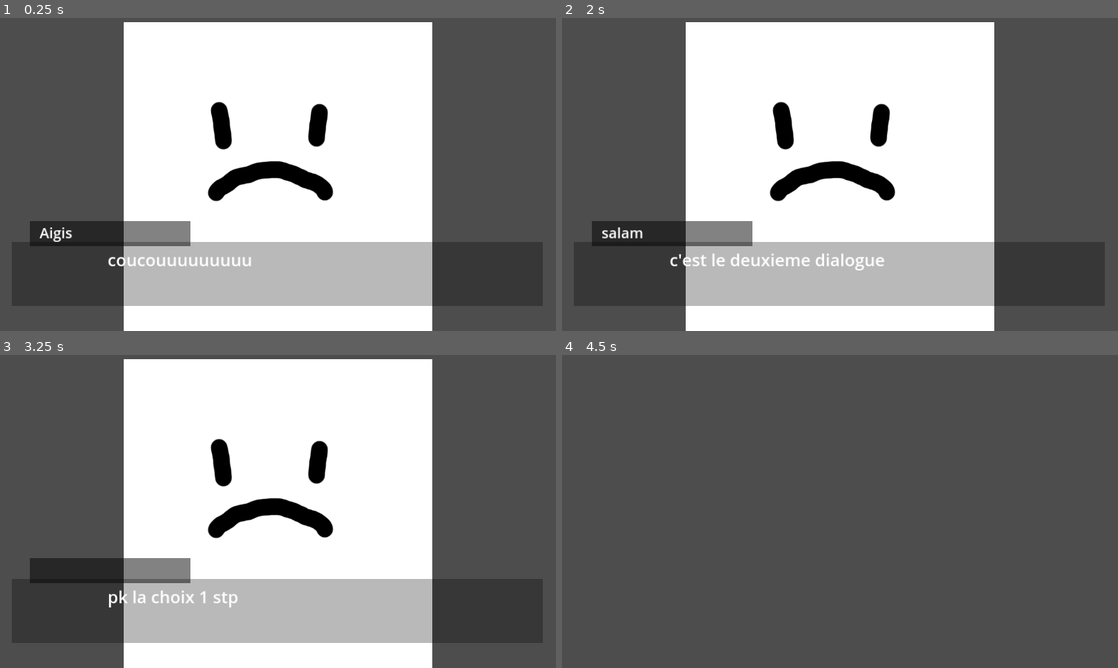
Above: before the commit, frames 1-4 (two rows, left to right).
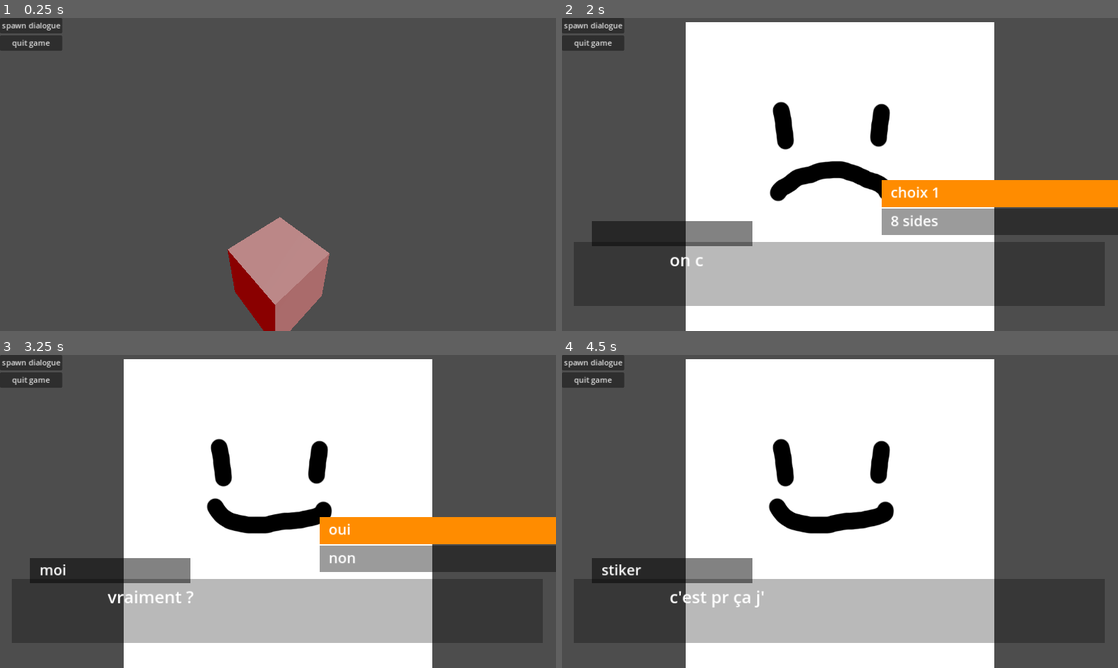
Above: after the commit, the same moments.

Repository: kaitomomotta/GodotDialogueEngine
Game: Godot game, scene res://game.tscn
The game is run twice, just before and just after one commit, with the same random seed, the same clock (stepped at 60 frames per second) and the same inputs. Before the commit the project starts from res://scenes/dialogue_ui.tscn. The engine's default icon, where the game draws it, is replaced by a stand-in: a white triangle on a blue panel in a dark square.
Inputs (mouse positions are in pixels of both pictures, inside the frame that each line leads up to):
- Up to frame 1 (0.25 s): no input
- Up to frame 2 (2 s): click (595, 24) at 0.5 s, where only the run after the commit has a clickable "spawn dialogue"; tap Enter (ui_accept) at 1.25, 1.35, 1.52, 1.82 s; move the mouse to (962, 158) at 1.27 s; hold Shift (dialogue_ffwd, bound only after the commit) from 1.28 s (still down)
- Up to frame 3 (3.25 s): move the mouse to (166, 527) at 2.02 s; release Shift (dialogue_ffwd, bound only after the commit) at 2.03 s; hold Down (ui_down) 2.03-2.78 s; tap Enter (ui_accept) at 2.1, 2.27, 2.57, 2.85 s; move the mouse to (333, 442) at 2.77 s; hold Shift (dialogue_ffwd, bound only after the commit) from 2.78 s (still down)
- Up to frame 4 (4.5 s): tap Enter (ui_accept) at 3.5, 3.6, 3.77, 4.07, 4.35 s; move the mouse to (812, 574) at 3.52 s; move the mouse to (1006, 558) at 4.27 s; release Shift (dialogue_ffwd, bound only after the commit) at 4.28 s; hold Down (ui_down) from 4.28 s (still down)

The runs differ from the first frame. In frame 1, 57% of the frame differs, in the area x 0-78%, y 0-100%; in frame 2, 8.9%; in frame 3, 10%; in frame 4, 57%.

Commit message:
debug options

Diff:
--- /dev/null
+++ b/autoload/linking.gd
@@ -0,0 +1,7 @@
+extends Node
+
+var DialogueUI
+var DebugUI
+
+func _ready():
+	pass
--- /dev/null
+++ b/game.tscn
@@ -0,0 +1,29 @@
+[gd_scene load_steps=5 format=3 uid="uid://by7l127cuebds"]
+
+[ext_resource type="PackedScene" uid="uid://c3hubf4f08kio" path="res://scenes/dialogue_ui.tscn" id="1_6lqaf"]
+[ext_resource type="PackedScene" uid="uid://b7orfdl43fuf6" path="res://scenes/debug_ui.tscn" id="2_2sn8h"]
+
+[sub_resource type="BoxMesh" id="BoxMesh_5e7yr"]
+
+[sub_resource type="Environment" id="Environment_c4rvk"]
+ambient_light_source = 2
+ambient_light_color = Color(1, 0, 0, 1)
+
+[node name="Game" type="Node3D"]
+
+[node name="Camera3D" type="Camera3D" parent="."]
+transform = Transform3D(1, 0, 0, 0, 0.997432, -0.0716193, 0, 0.0716193, 0.997432, 0, 1.27599, 3.16637)
+
+[node name="DialogueUI" parent="." instance=ExtResource("1_6lqaf")]
+
+[node name="DebugUI" parent="." instance=ExtResource("2_2sn8h")]
+
+[node name="CSGMesh3D" type="CSGMesh3D" parent="."]
+transform = Transform3D(0.674483, 0, -0.738291, -0.407533, 0.833847, -0.372311, 0.615622, 0.551995, 0.562416, 0, 0, 0)
+mesh = SubResource("BoxMesh_5e7yr")
+
+[node name="WorldEnvironment" type="WorldEnvironment" parent="."]
+environment = SubResource("Environment_c4rvk")
+
+[node name="DirectionalLight3D" type="DirectionalLight3D" parent="WorldEnvironment"]
+transform = Transform3D(0.745755, -0.390794, 0.539564, 0, 0.809888, 0.586584, -0.66622, -0.437448, 0.603978, 1.42211, 1.24195, 0)
--- a/project.godot
+++ b/project.godot
@@ -11,11 +11,33 @@
 [application]
 
 config/name="Dialogue Engine"
-run/main_scene="res://scenes/dialogue_ui.tscn"
+run/main_scene="res://game.tscn"
 config/features=PackedStringArray("4.2", "Forward Plus")
+run/max_fps=60
 config/icon="res://icon.svg"
+
+[autoload]
+
+Linking="*res://autoload/linking.gd"
 
 [display]
 
 window/stretch/mode="canvas_items"
 window/stretch/aspect="keep_width"
+
+[editor_plugins]
+
+enabled=PackedStringArray("res://addons/anthonyec.camera_preview/plugin.cfg")
+
+[input]
+
+dialogue_ffwd={
+"deadzone": 0.5,
+"events": [Object(InputEventKey,"resource_local_to_scene":false,"resource_name":"","device":-1,"window_id":0,"alt_pressed":false,"shift_pressed":false,"ctrl_pressed":false,"meta_pressed":false,"pressed":false,"keycode":0,"physical_keycode":4194325,"key_label":0,"unicode":0,"echo":false,"script":null)
+]
+}
+dialogue_accept={
+"deadzone": 0.5,
+"events": [Object(InputEventKey,"resource_local_to_scene":false,"resource_name":"","device":-1,"window_id":0,"alt_pressed":false,"shift_pressed":false,"ctrl_pressed":false,"meta_pressed":false,"pressed":false,"keycode":0,"physical_keycode":4194309,"key_label":0,"unicode":0,"echo":false,"script":null)
+]
+}
--- /dev/null
+++ b/scenes/debug_ui.tscn
@@ -0,0 +1,96 @@
+[gd_scene load_steps=6 format=3 uid="uid://b7orfdl43fuf6"]
+
+[ext_resource type="Script" path="res://scripts/debug_ui.gd" id="1_r7id6"]
+[ext_resource type="Script" path="res://scripts/dialogue_node.gd" id="2_dnrc0"]
+[ext_resource type="Texture2D" uid="uid://chdrlobpych6f" path="res://sprites/sad.png" id="3_i4flo"]
+[ext_resource type="Texture2D" uid="uid://b8x4m4j14k8th" path="res://sprites/smile.png" id="4_u8xq4"]
+[ext_resource type="Script" path="res://scripts/choice_node.gd" id="5_vxkt3"]
+
+[node name="DebugUI" type="CanvasLayer"]
+script = ExtResource("1_r7id6")
+
+[node name="TestDialogue" type="Node" parent="."]
+
+[node name="DialogueNode" type="Node" parent="TestDialogue"]
+script = ExtResource("2_dnrc0")
+_content = Array[String](["coucouuuuuuuuuuuuuuuuuuuuuuuuuuuuuuuuuuu", "recoucou"])
+_sprites = Array[Texture2D]([ExtResource("3_i4flo"), ExtResource("4_u8xq4")])
+_speaker = "Aigis"
+
+[node name="DialogueNode2" type="Node" parent="TestDialogue"]
+script = ExtResource("2_dnrc0")
+_content = Array[String](["c'est le deuxieme dialogue"])
+_sprites = Array[Texture2D]([ExtResource("3_i4flo")])
+_speaker = "salam"
+
+[node name="ChoiceNode" type="Node" parent="TestDialogue"]
+script = ExtResource("5_vxkt3")
+_choices = Array[String](["choix 1", "8 sides"])
+_content = Array[String](["on choisit quoi stp"])
+_sprites = Array[Texture2D]([ExtResource("3_i4flo")])
+
+[node name="choice1" type="Node" parent="TestDialogue/ChoiceNode"]
+
+[node name="DialogueNode" type="Node" parent="TestDialogue/ChoiceNode/choice1"]
+script = ExtResource("2_dnrc0")
+_content = Array[String](["pk la choix 1 stp"])
+_sprites = Array[Texture2D]([ExtResource("3_i4flo")])
+
+[node name="choice2" type="Node" parent="TestDialogue/ChoiceNode"]
+
+[node name="DialogueNode" type="Node" parent="TestDialogue/ChoiceNode/choice2"]
+script = ExtResource("2_dnrc0")
+_content = Array[String](["an octogon is a polygon with 8 sides :))))"])
+_sprites = Array[Texture2D]([ExtResource("4_u8xq4")])
+
+[node name="ChoiceNode" type="Node" parent="TestDialogue/ChoiceNode/choice2"]
+script = ExtResource("5_vxkt3")
+_choices = Array[String](["oui", "non"])
+_content = Array[String](["vraiment ?"])
+_sprites = Array[Texture2D]([ExtResource("4_u8xq4")])
+_speaker = "moi"
+
+[node name="choice1" type="Node" parent="TestDialogue/ChoiceNode/choice2/ChoiceNode"]
+
+[node name="DialogueNode" type="Node" parent="TestDialogue/ChoiceNode/choice2/ChoiceNode/choice1"]
+script = ExtResource("2_dnrc0")
+_content = Array[String](["cool :)"])
+_sprites = Array[Texture2D]([ExtResource("4_u8xq4")])
+_speaker = "moi2"
+
+[node name="choice2" type="Node" parent="TestDialogue/ChoiceNode/choice2/ChoiceNode"]
+
+[node name="DialogueNode" type="Node" parent="TestDialogue/ChoiceNode/choice2/ChoiceNode/choice2"]
+script = ExtResource("2_dnrc0")
+_content = Array[String](["oh :("])
+_sprites = Array[Texture2D]([ExtResource("3_i4flo")])
+_speaker = "oh :((("
+
+[node name="DialogueNode2" type="Node" parent="TestDialogue/ChoiceNode/choice2"]
+script = ExtResource("2_dnrc0")
+_content = Array[String](["a deux doigts de rater les maths", "c'est pr ça j'ai mis 12 en probas"])
+_sprites = Array[Texture2D]([ExtResource("3_i4flo"), ExtResource("4_u8xq4")])
+_speaker = "stiker"
+
+[node name="DialogueNode3" type="Node" parent="TestDialogue"]
+script = ExtResource("2_dnrc0")
+_content = Array[String](["anyway bisou bisou"])
+_sprites = Array[Texture2D]([ExtResource("4_u8xq4")])
+_speaker = "kaito mon bb"
+
+[node name="VBoxContainer" type="VBoxContainer" parent="."]
+offset_right = 129.0
+offset_bottom = 66.0
+
+[node name="SpawnTestDialogueButton" type="Button" parent="VBoxContainer"]
+layout_mode = 2
+focus_mode = 0
+text = "spawn dialogue"
+
+[node name="QuitButton" type="Button" parent="VBoxContainer"]
+layout_mode = 2
+focus_mode = 0
+text = "quit game"
+
+[connection signal="pressed" from="VBoxContainer/SpawnTestDialogueButton" to="." method="_on_spawn_test_dialogue_button_pressed"]
+[connection signal="pressed" from="VBoxContainer/QuitButton" to="." method="_on_quit_button_pressed"]
--- a/scenes/dialogue_ui.tscn
+++ b/scenes/dialogue_ui.tscn
@@ -1,85 +1,12 @@
-[gd_scene load_steps=8 format=3 uid="uid://c3hubf4f08kio"]
+[gd_scene load_steps=4 format=3 uid="uid://c3hubf4f08kio"]
 
 [ext_resource type="Script" path="res://scripts/dialogue_ui.gd" id="1_7svvp"]
-[ext_resource type="Script" path="res://scripts/dialogue_node.gd" id="1_d3gm8"]
-[ext_resource type="Texture2D" uid="uid://chdrlobpych6f" path="res://sprites/sad.png" id="3_1sqnp"]
 [ext_resource type="Texture2D" uid="uid://bbgo1yviu4gnh" path="res://icon.svg" id="3_htknp"]
-[ext_resource type="Texture2D" uid="uid://b8x4m4j14k8th" path="res://sprites/smile.png" id="4_fbmgl"]
-[ext_resource type="Script" path="res://scripts/choice_node.gd" id="5_wpvvt"]
 [ext_resource type="PackedScene" uid="uid://dqadkyv42pg4w" path="res://scenes/choices_window.tscn" id="7_eg0ob"]
 
 [node name="DialogueUI" type="CanvasLayer"]
 script = ExtResource("1_7svvp")
 _text_speed = 0.01
-
-[node name="DialogueManager" type="Node" parent="."]
-
-[node name="DialogueNode" type="Node" parent="DialogueManager"]
-script = ExtResource("1_d3gm8")
-_content = Array[String](["coucouuuuuuuuuuuuuuuuuuuuuuuuuuuuuuuuuuu", "recoucou"])
-_sprites = Array[Texture2D]([ExtResource("3_1sqnp"), ExtResource("4_fbmgl")])
-_speaker = "Aigis"
-
-[node name="DialogueNode2" type="Node" parent="DialogueManager"]
-script = ExtResource("1_d3gm8")
-_content = Array[String](["c'est le deuxieme dialogue"])
-_sprites = Array[Texture2D]([ExtResource("3_1sqnp")])
-_speaker = "salam"
-
-[node name="ChoiceNode" type="Node" parent="DialogueManager"]
-script = ExtResource("5_wpvvt")
-_choices = Array[String](["choix 1", "8 sides"])
-_content = Array[String](["on choisit quoi stp"])
-_sprites = Array[Texture2D]([ExtResource("3_1sqnp")])
-
-[node name="choice1" type="Node" parent="DialogueManager/ChoiceNode"]
-
-[node name="DialogueNode" type="Node" parent="DialogueManager/ChoiceNode/choice1"]
-script = ExtResource("1_d3gm8")
-_content = Array[String](["pk la choix 1 stp"])
-_sprites = Array[Texture2D]([ExtResource("3_1sqnp")])
-
-[node name="choice2" type="Node" parent="DialogueManager/ChoiceNode"]
-
-[node name="DialogueNode" type="Node" parent="DialogueManager/ChoiceNode/choice2"]
-script = ExtResource("1_d3gm8")
-_content = Array[String](["an octogon is a polygon with 8 sides :))))"])
-_sprites = Array[Texture2D]([ExtResource("4_fbmgl")])
-
-[node name="ChoiceNode" type="Node" parent="DialogueManager/ChoiceNode/choice2"]
-script = ExtResource("5_wpvvt")
-_choices = Array[String](["oui", "non"])
-_content = Array[String](["vraiment ?"])
-_sprites = Array[Texture2D]([ExtResource("4_fbmgl")])
-_speaker = "moi"
-
-[node name="choice1" type="Node" parent="DialogueManager/ChoiceNode/choice2/ChoiceNode"]
-
-[node name="DialogueNode" type="Node" parent="DialogueManager/ChoiceNode/choice2/ChoiceNode/choice1"]
-script = ExtResource("1_d3gm8")
-_content = Array[String](["cool :)"])
-_sprites = Array[Texture2D]([ExtResource("4_fbmgl")])
-_speaker = "moi2"
-
-[node name="choice2" type="Node" parent="DialogueManager/ChoiceNode/choice2/ChoiceNode"]
-
-[node name="DialogueNode" type="Node" parent="DialogueManager/ChoiceNode/choice2/ChoiceNode/choice2"]
-script = ExtResource("1_d3gm8")
-_content = Array[String](["oh :("])
-_sprites = Array[Texture2D]([ExtResource("3_1sqnp")])
-_speaker = "oh :((("
-
-[node name="DialogueNode2" type="Node" parent="DialogueManager/ChoiceNode/choice2"]
-script = ExtResource("1_d3gm8")
-_content = Array[String](["a deux doigts de rater les maths", "c'est pr ça j'ai mis 12 en probas"])
-_sprites = Array[Texture2D]([ExtResource("3_1sqnp"), ExtResource("4_fbmgl")])
-_speaker = "stiker"
-
-[node name="DialogueNode3" type="Node" parent="DialogueManager"]
-script = ExtResource("1_d3gm8")
-_content = Array[String](["anyway bisou bisou"])
-_sprites = Array[Texture2D]([ExtResource("4_fbmgl")])
-_speaker = "kaito mon bb"
 
 [node name="TextureRect" type="TextureRect" parent="."]
 anchors_preset = 7
--- a/scripts/choices_window.gd
+++ b/scripts/choices_window.gd
@@ -70,7 +70,7 @@
 	if Input.is_action_just_pressed("ui_up"):
 		hovered = (hovered - 1 + len(_actives)) % len(_actives)
 		set_hovered(hovered)
-	if Input.is_action_just_pressed("ui_accept") && listening:
+	if Input.is_action_just_pressed("dialogue_accept") && listening:
 		selected = hovered
 		hideall()
 	return
--- /dev/null
+++ b/scripts/debug_ui.gd
@@ -0,0 +1,9 @@
+extends CanvasLayer
+
+func _on_spawn_test_dialogue_button_pressed():
+	Linking.DialogueUI.init_dialogue($TestDialogue)
+	pass # Replace with function body.
+
+func _on_quit_button_pressed():
+	get_tree().quit()
+	pass # Replace with function body.
--- a/scripts/dialogue_ui.gd
+++ b/scripts/dialogue_ui.gd
@@ -79,7 +79,13 @@
 
 # Called when the node enters the scene tree for the first time.
 func _ready():
-	init_dialogue($DialogueManager)
+	#init_dialogue($DialogueManager)
+	$ChoicesWindow.hideall()
+	$TextureRect.visible = false
+	$TextWindow.visible = false
+	_nodes = []
+	_active_node = null
+	Linking.DialogueUI = self
 	return
 
 # Called every frame. 'delta' is the elapsed time since the previous frame.
@@ -91,18 +97,19 @@
 	# advance display
 	if len(_text_window.text) >= _inner_index:
 		_cooldown_text += delta
-		if _cooldown_text >= _text_speed:
+		if _cooldown_text >= _text_speed or Input.is_action_pressed("dialogue_ffwd"):
 			_text_window.set_visible_characters(_inner_index)
 			_inner_index += 1
 			_cooldown_text = 0
 		return
 
 	# text is fully printed
-	if Input.is_action_just_pressed("ui_accept"):
-		if _active_node is ChoiceNode:
+	if _active_node is ChoiceNode:
+		if Input.is_action_just_pressed("dialogue_accept"):
 			await get_tree().create_timer(0.01).timeout
 			var dialogues = (_active_node as ChoiceNode).get_dialogues($ChoicesWindow.selected)
 			next(dialogues)
-		else:
-			next()
+		return
+	if Input.is_action_just_pressed("dialogue_accept") or Input.is_action_pressed("dialogue_ffwd"):
+		next()
 	return
Not shown, added: addons/anthonyec.camera_preview/GuiResizerTopLeft.svg
Not shown, added: addons/anthonyec.camera_preview/GuiResizerTopLeft.svg.import
Not shown, added: addons/anthonyec.camera_preview/GuiResizerTopRight.svg
Not shown, added: addons/anthonyec.camera_preview/GuiResizerTopRight.svg.import
Not shown, added: addons/anthonyec.camera_preview/Pin.svg
Not shown, added: addons/anthonyec.camera_preview/Pin.svg.import
Not shown, added: addons/anthonyec.camera_preview/plugin.cfg
Not shown, added: addons/anthonyec.camera_preview/plugin.gd
Not shown, added: addons/anthonyec.camera_preview/preview.gd
Not shown, added: addons/anthonyec.camera_preview/preview.tscn
